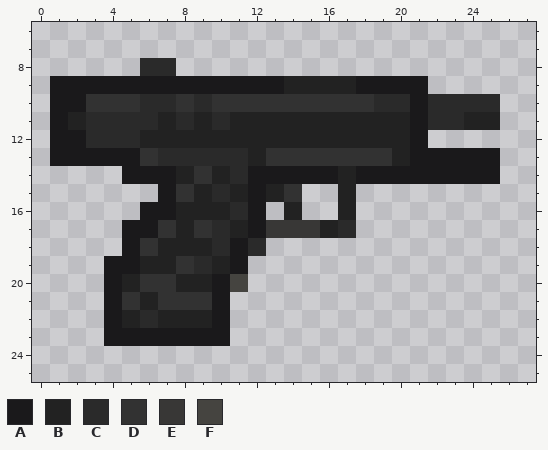
Two states of a pixel-art sprite, Resources/Textures/Objects/Weapons/Guns/Pistols/GLOCK26.rsi/bolt-open.png. This is how it looked before the edit.
The file is 32x32 pixels. Colours within 5 levels of each other are drawn and written as one. Shown: x 0..27, y 6..25.
Palette (. is transparent): A #1a191b  B #222222  C #2a2a2a  D #323232  E #383736  F #454440
Pixels before, first column x 1:
 8 .....CC..................
 9 AAAAAAAAAAAAABBBBAAAA....
10 AADDDCCDCDDDDDDDDDCCACCCC
11 ABCCCCBCBCBBBBBBBBBBACCBB
12 AACCCBBBBBBBBBBBBBBBA....
13 AAAAADCCCCCBDDDDDDDBAAAAA
14 ....AAABDBCAAAAABAAAAAAAA
15 ......ADBCBABD..B........
16 .....AABBBCA.B..B........
17 ....AADBDCBAEEEBC........
18 ....ADBBBCAC.............
19 ...AABBDCBA..............
20 ...ABDDBBAF..............
21 ...ADBDDDA...............
22 ...ABCBBBA...............
23 ...AAAAAAA...............
Once edited:
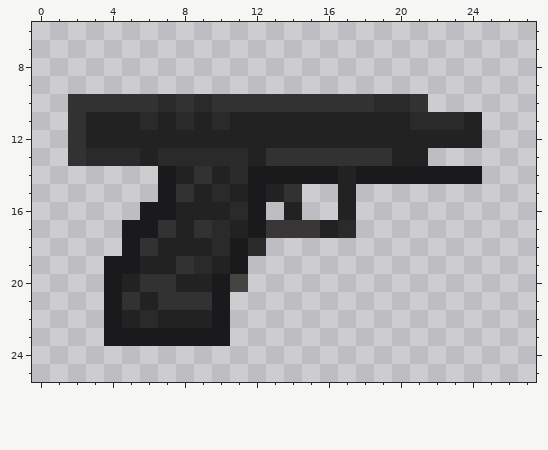
Difference:
There is now colour B in row 12 at x 22 to 24.
The edit turns colour A into colour B in rows 12 to 13 at x 21.
The edit turns colour C into colour B in rows 11 to 12 at x 3 to 5.
The edit turns colour D into colour B in row 13 at x 6.
The edit turns colour A into colour C in row 11 at x 21; in row 13 at x 3 to 5.
The edit turns colour A into colour D in row 10 at x 2 and 21; in rows 12 to 13 at x 2.
The edit turns colour B into colour D in row 11 at x 2.
The edit turns colour C into colour D in row 10 at x 6.
The author cleared colour A in row 9 at x 1 to 13 and 18 to 21; in rows 10 to 12 at x 1; in row 13 at x 1 and 22 to 25; in row 14 at x 5 to 6 and 25.
The author cleared colour B in row 9 at x 14 to 17; in row 11 at x 25.
The author cleared colour C in row 8 at x 6 to 7; in row 10 at x 22 to 25.
